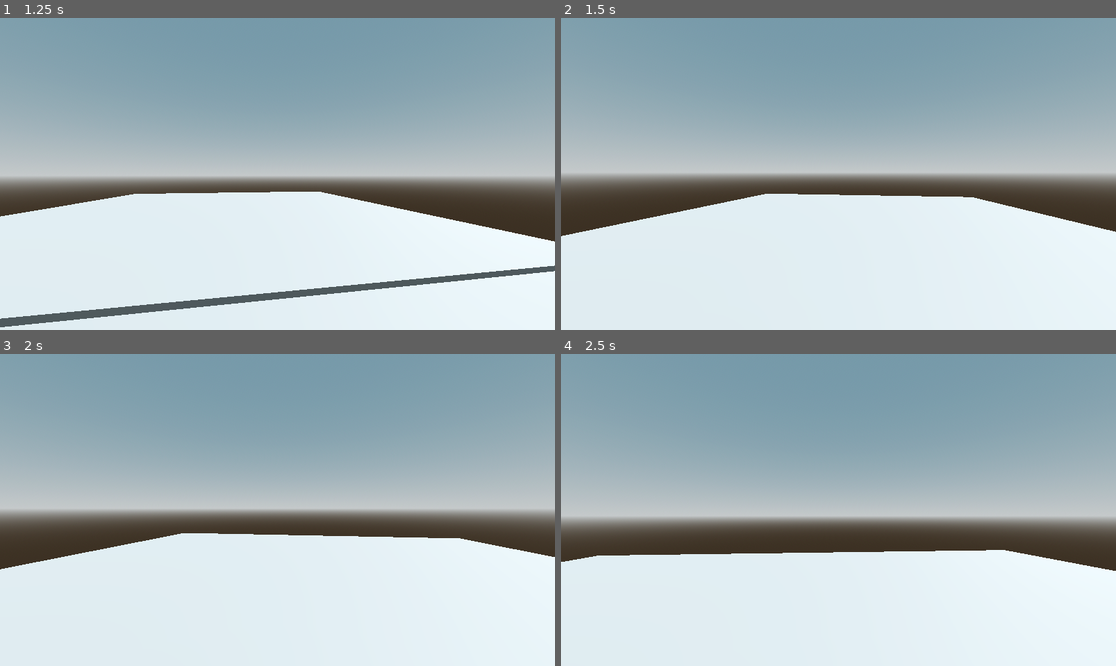
Above: before the commit, frames 1-4 (two rows, left to right).
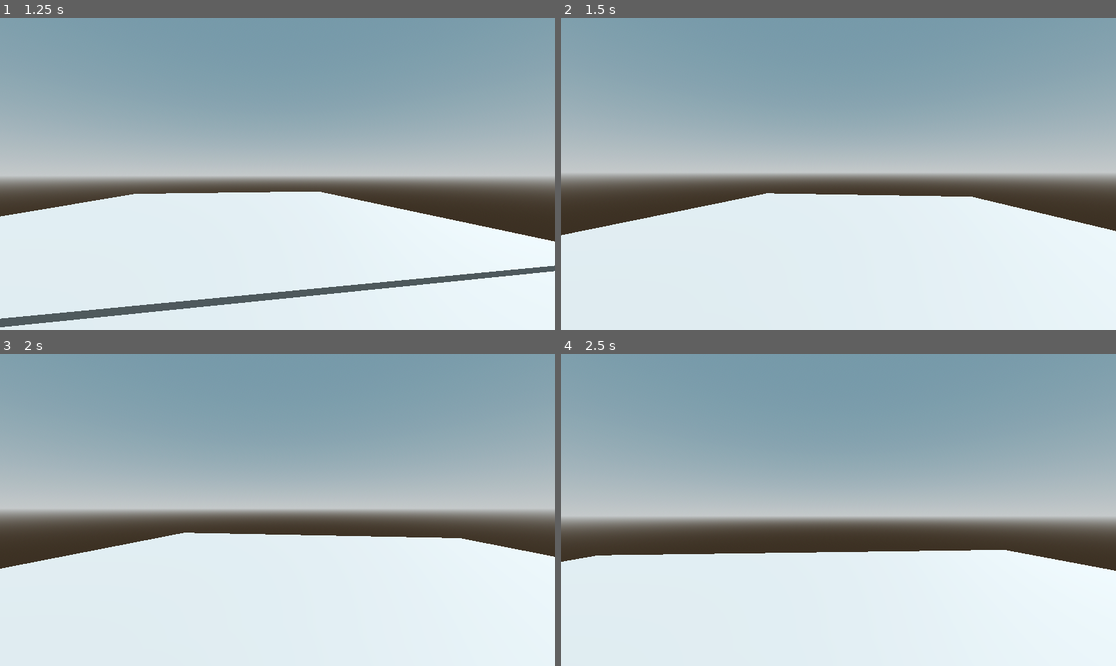
Above: after the commit, the same moments.

Repository: focusright/udemy-ps1-horror
Game: Godot game, scene res://Maps/level_1.tscn
Same seed, same stepped clock (60 frames per second), same inputs: the game is played once before the commit and once after it.
Inputs (mouse positions are in pixels of both pictures, inside the frame that each line leads up to):
- Up to frame 1 (1.25 s): tap Enter at 0.5 s; move the mouse to (305, 174) at 0.52 s; hold Up (ui_up) from 0.53 s (still down); tap E (interact, bound only after the commit) at 0.6 s; tap Space (jump) at 0.77 s
- Up to frame 2 (1.5 s): keep holding Up (ui_up); move the mouse to (810, 174) at 1.27 s; tap Shift (run) at 1.35 s
- Up to frame 3 (2 s): keep holding Up (ui_up); tap Space (jump) at 1.52 s; tap E (interact, bound only after the commit) at 1.55 s
- Up to frame 4 (2.5 s): keep holding Up (ui_up); move the mouse to (849, 503) at 2.02 s; tap E (interact, bound only after the commit) at 2.1 s

Frame 1 is identical in both runs. In frame 2, 0.2% of the frame differs, in the area x 0-100%, y 56-70%; in frame 3, 0.1%; in frame 4, less than 0.1%.

Commit message:
7. Interactive Generic and Inheriting

Diff:
--- a/MyFirstHorrorIndieGame/Maps/level_1.tscn
+++ b/MyFirstHorrorIndieGame/Maps/level_1.tscn
@@ -1,7 +1,9 @@
-[gd_scene load_steps=8 format=3 uid="uid://q4yjauhqrne6"]
+[gd_scene load_steps=10 format=3 uid="uid://q4yjauhqrne6"]
 
 [ext_resource type="Script" path="res://Maps/level_1.gd" id="1_ur1bi"]
 [ext_resource type="PackedScene" uid="uid://daohtp8ftkmm7" path="res://Player/player.tscn" id="2_dt74t"]
+[ext_resource type="PackedScene" uid="uid://cgcjwt8k7wtxn" path="res://Interactables/interact_generic.tscn" id="3_jbume"]
+[ext_resource type="PackedScene" uid="uid://bea2ebt1s5aik" path="res://Interactables/cube_interactable.tscn" id="4_3328v"]
 
 [sub_resource type="ProceduralSkyMaterial" id="ProceduralSkyMaterial_e4oui"]
 sky_top_color = Color(0.352941, 0.466667, 0.521569, 1)
@@ -51,3 +53,9 @@
 shape = SubResource("ConcavePolygonShape3D_eelvu")
 
 [node name="Player" parent="." instance=ExtResource("2_dt74t")]
+
+[node name="interact_generic" parent="." instance=ExtResource("3_jbume")]
+transform = Transform3D(1, 0, 0, 0, 1, 0, 0, 0, 1, 1, 0, -2)
+
+[node name="CubeInteractable" parent="." instance=ExtResource("4_3328v")]
+transform = Transform3D(1, 0, 0, 0, 1, 0, 0, 0, 1, 2, 1, -2)
--- a/MyFirstHorrorIndieGame/Player/player.gd
+++ b/MyFirstHorrorIndieGame/Player/player.gd
@@ -5,6 +5,7 @@
 @onready var origCamPos : Vector3 = camera_3d.position
 @onready var floorCast = $FloorDetectRayCast
 @onready var player_footstep_sound = $PlayerFootstepSound
+@onready var interact_cast = $Camera3D/InteractRayCast
 
 #***** CAMERA *****#
 var mouse_sens := 0.15
@@ -34,6 +35,11 @@
 		isRunning = true
 	if Input.is_action_just_released("run"):
 		isRunning = false
+
+	if Input.is_action_just_pressed("interact"):
+		var interacted = interact_cast.get_collider()
+		if interacted != null and interacted.is_in_group("Interactable") and interacted.has_method("action_use"):
+			interacted.action_use()
 
 func _process(delta):
 	process_camBob(delta)
@@ -93,7 +99,10 @@
 	_delta += delta
 	var cam_bob #speed
 	var objCam  #how much up or down the camera moves
-	if direction != Vector3.ZERO: #The player is moving
+	if isRunning:
+		cam_bob = floor(abs(direction.z) + abs(direction.x)) * _delta * camBobSpeed * 1.5
+		objCam = origCamPos + Vector3.UP * sin(cam_bob) * camBobUpDown
+	elif direction != Vector3.ZERO: #The player is moving
 		cam_bob = floor(abs(direction.z) + abs(direction.x)) * _delta * camBobSpeed
 		objCam = origCamPos + Vector3.UP * sin(cam_bob) * camBobUpDown
 	else: #player is not moving
--- a/MyFirstHorrorIndieGame/Player/player.tscn
+++ b/MyFirstHorrorIndieGame/Player/player.tscn
@@ -15,6 +15,10 @@
 
 [node name="Camera3D" type="Camera3D" parent="."]
 
+[node name="InteractRayCast" type="RayCast3D" parent="Camera3D"]
+target_position = Vector3(0, 0, -5)
+collide_with_areas = true
+
 [node name="MeshInstance3D" type="MeshInstance3D" parent="."]
 cast_shadow = 0
 mesh = SubResource("CapsuleMesh_fnslf")
--- a/MyFirstHorrorIndieGame/project.godot
+++ b/MyFirstHorrorIndieGame/project.godot
@@ -55,3 +55,8 @@
 "events": [Object(InputEventKey,"resource_local_to_scene":false,"resource_name":"","device":-1,"window_id":0,"alt_press …(182 unchanged characters)…
 ]
 }
+interact={
+"deadzone": 0.5,
+"events": [Object(InputEventKey,"resource_local_to_scene":false,"resource_name":"","device":-1,"window_id":0,"alt_pressed":false,"shift_pressed":false,"ctrl_pressed":false,"meta_pressed":false,"pressed":false,"keycode":0,"physical_keycode":69,"key_label":0,"unicode":101,"echo":false,"script":null)
+]
+}
